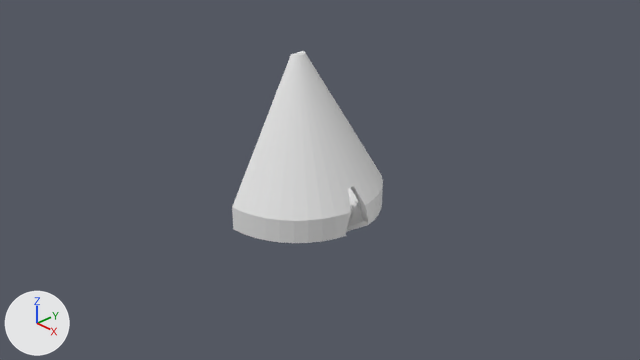
The Blender file blender/capsule.blend: old version first, new version second.
Camera for both pictures: the file's camera 'Camera'. The lights are fixed; the arrows at lower left show +X, +Y and +Z.

Names of what the first picture shows: 'capsule', 'door'.
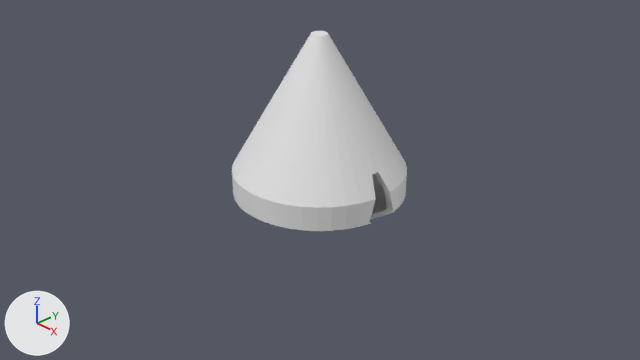
What the commit changed:
me_plane_004 has 285 vertices, 283 faces and spans x -1.52..1.1, y -1.1..1.1, z -0.4..0.69.
me_plane_004 is used by ob_capsule; location (0.0, 0.0, 0.0); rotation (0.0, 1.571, 0.0), in degrees (0, 90, 0).
me_plane_004 part 1: the whole mesh is moved by (-0.33, 0.0, 0.4).
Object 'door' (ob_door) moves from (0.0, 0.0, -0.39) to (0.397, 0.002, -0.057).
Object 'door' (ob_door) turns from (90, 0, 90) to (90, 0, -90) degrees about x, y and z.
Object 'door' (ob_door) is rescaled from (0.194, -0.384, 1.0) to (-0.194, -0.384, -1.0).
Object 'capsule' (ob_capsule) gains a MIRROR modifier named 'Mirror'.
Modifier setting: use_axis = (False, False, True).
Modifier setting: merge_threshold = 0.0.

Where the change shows, as pixel boxes (x1, y1, x2, y2) in the pictures (640 x 360 px):
'capsule', mesh moved, modifiers changed: before (232, 51, 383, 243); after (232, 31, 407, 232)
'door', moved, turned, rescaled: before (346, 186, 368, 232); after (370, 172, 393, 220)
